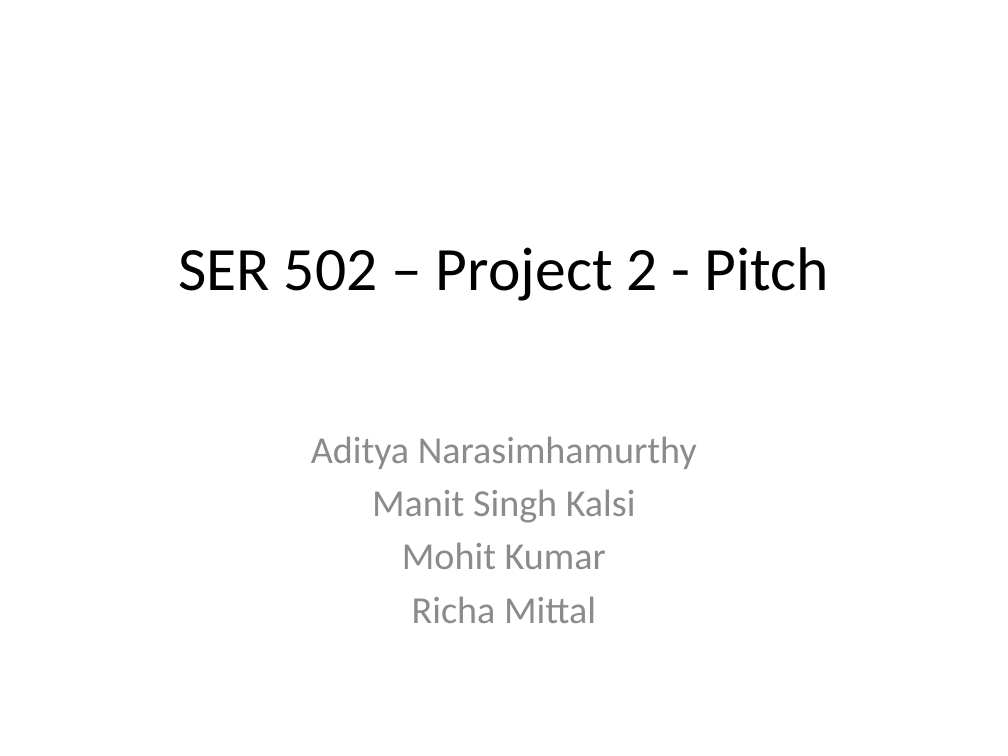
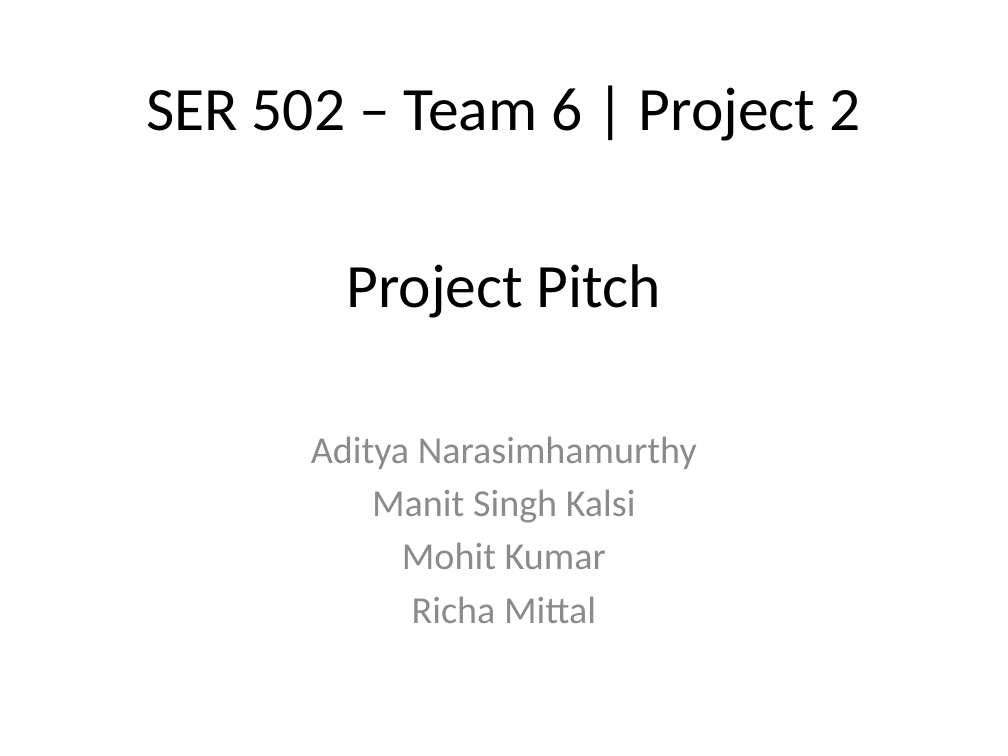
Before and after one commit to kazekagegaara/ramm, a slide deck: slide 1 of doc/Pitch.pptx. Drawn at 1008x756 pixels with LibreOffice and Linux fonts; fonts in the diff are those of the drawing. Boxes give left, top, right and bottom in pixels: in the first picture for what was removed or moved away, otherwise in the second. Text is boxed around its words. In the diff, an @@ line names an element or a change of style, - is before the commit and + after.

Commit message:
All 3 presentations

```diff
--- a/doc/Pitch.pptx
+++ b/doc/Pitch.pptx
@@ title at (146,87,860,141): text changed @@
-SER 502 – Project 2 - Pitch
+SER 502 – Team 6 | Project 2
@@ text added at (346,264,661,318), 44 pt, text #000000 @@
+Project Pitch
```
Also in this commit, not shown: 2 other files.
